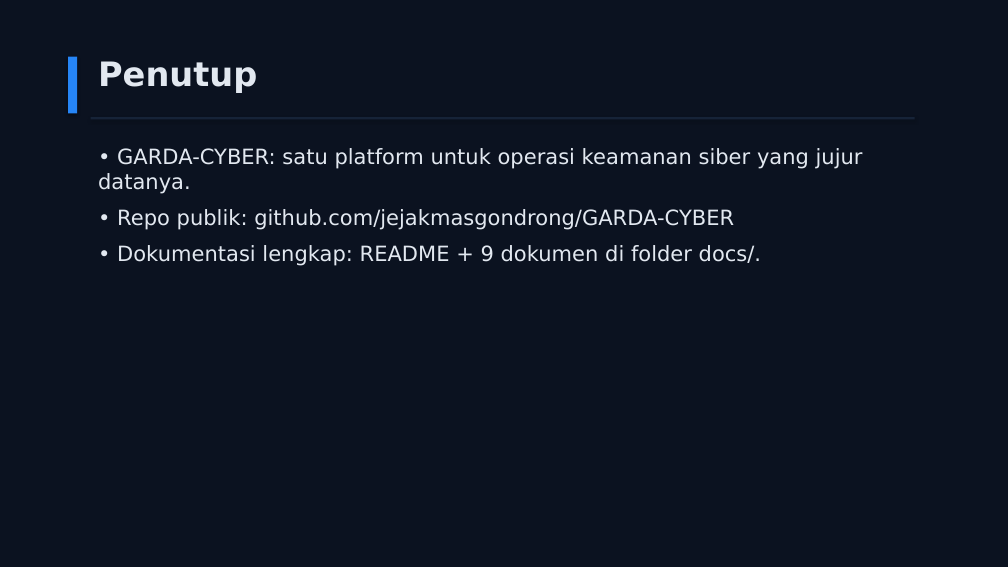
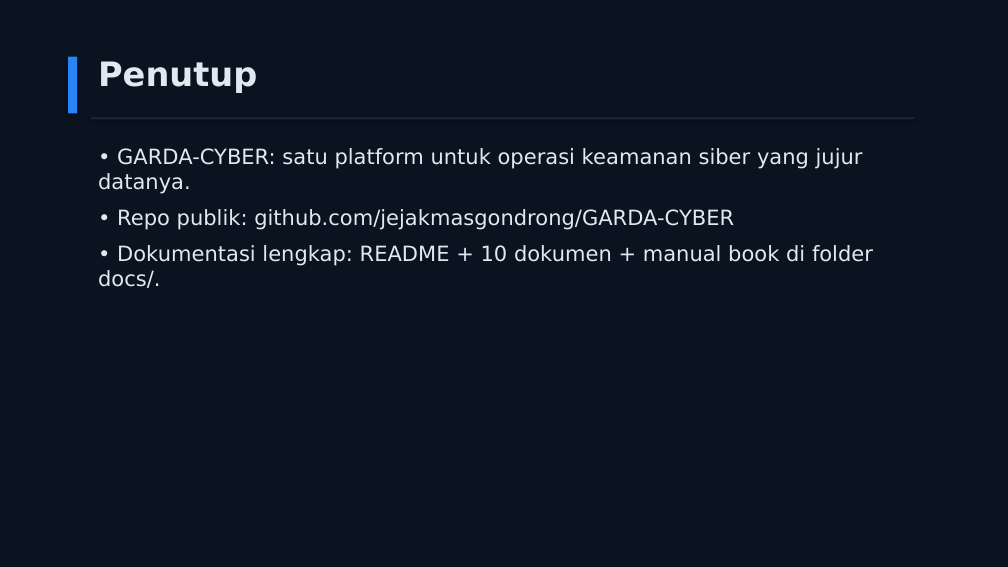
Before and after one commit to jejakmasgondrong/GARDA-CYBER, a slide deck: slide 11 of submission/GARDA-CYBER-slide-penjelasan.pptx. Drawn at 1008x567 pixels with LibreOffice and Linux fonts; fonts in the diff are those of the drawing. Boxes give left, top, right and bottom in pixels: in the first picture for what was removed or moved away, otherwise in the second. Text is boxed around its words. In the diff, an @@ line names an element or a change of style, - is before the commit and + after.

Commit message:
fix: perbarui angka slide penjelasan akurat v0.5.3 (9 integrasi jalan nyata, seed 5 aset, 10 dokumen)

```diff
--- a/submission/GARDA-CYBER-slide-penjelasan.pptx
+++ b/submission/GARDA-CYBER-slide-penjelasan.pptx
@@ text at [98,245,873,288]: text changed @@
-• Dokumentasi lengkap: README + 9 dokumen di folder docs/.
+• Dokumentasi lengkap: README + 10 dokumen + manual book di folder docs/.
```
Also in this commit, not shown: 3 other slides changed, 1 other file.
